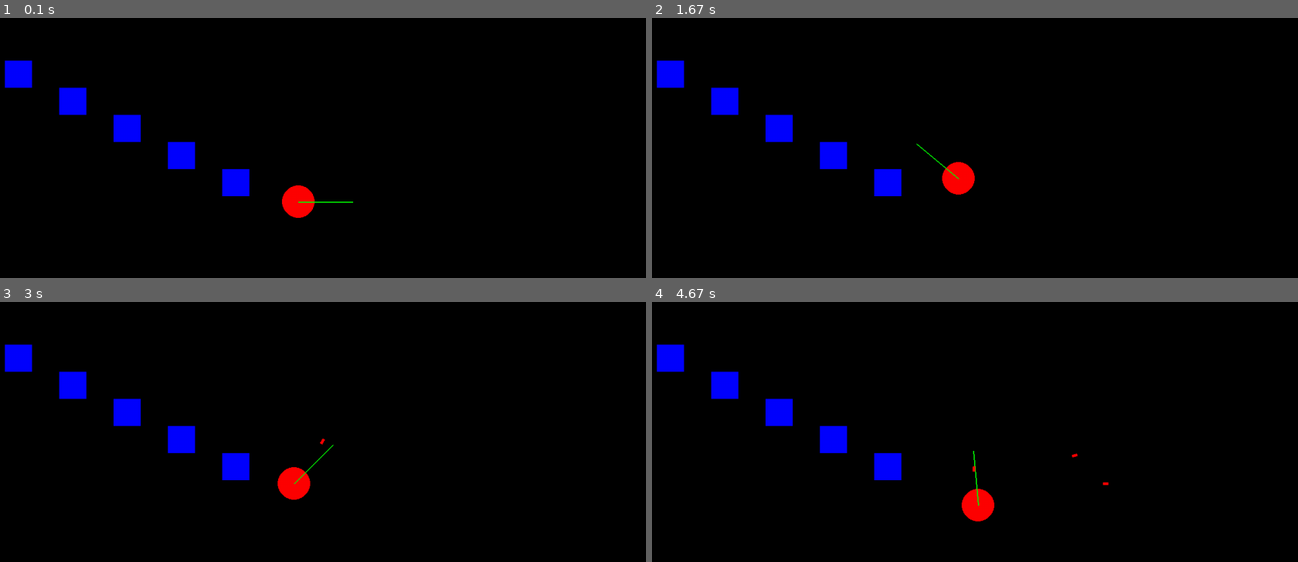
Above: before the commit, frames 1-4 (two rows, left to right).
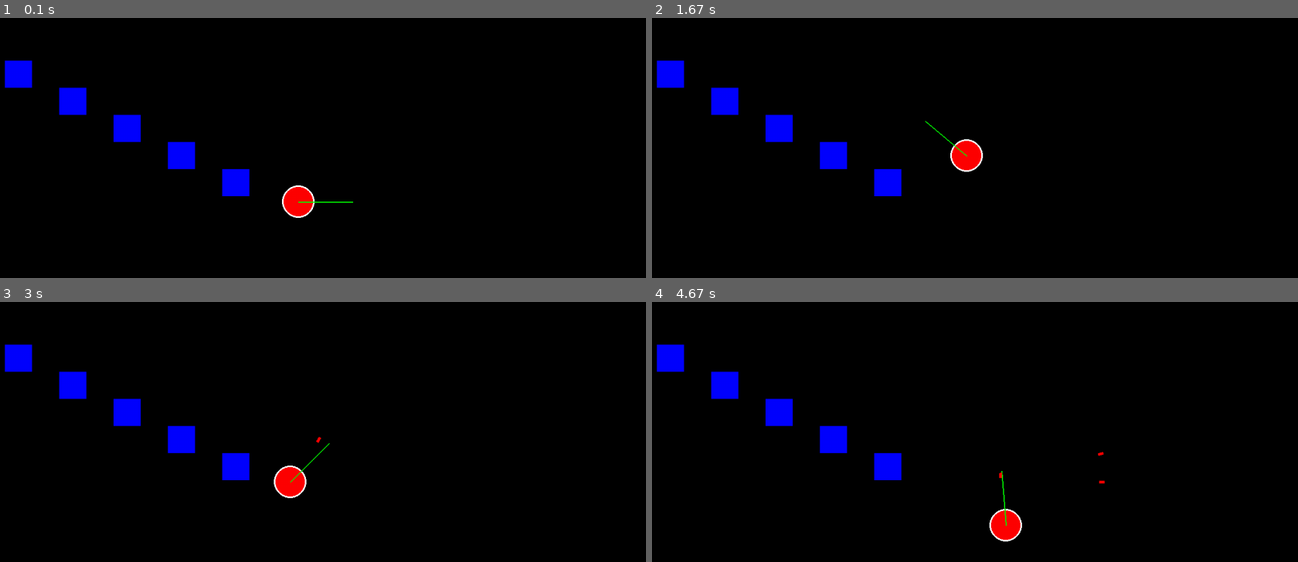
Above: after the commit, the same moments.

Repository: sprout88/pygame_shooting
Game: pygame game, started from main.py
Same seed, same stepped clock (60 frames per second), same inputs: the game is played once before the commit and once after it.
Inputs:
- Up to frame 1 (0.1 s): no input
- Up to frame 2 (1.67 s): hold Right 0.33-0.8 s; hold Up 0.83-1.13 s; hold Right 1.17-1.63 s
- Up to frame 3 (3 s): hold Left 1.67-2.2 s; hold Down 2.23-2.53 s; tap Space at 2.57, 2.97 s; hold Left from 2.9 s (still down)
- Up to frame 4 (4.67 s): tap Space at 3.27, 3.4, 3.8, 4.1, 4.47 s; release Left at 3.3 s; hold Up 3.33-3.7 s; hold Right 3.73-4.37 s; hold Down from 4.4 s (still down)

The runs differ from the first frame. In frame 1, 0.1% of the frame differs, in the area x 43-49%, y 64-77%; in frame 2, 1.0%; in frame 3, 0.3%; in frame 4, 1.2%, in the area x 47-71%, y 57-93%.

Commit message:
refctr: seperate codes

Diff:
--- a/keyboard_controlled_instance.py
+++ b/main.py
@@ -1,4 +1,6 @@
+# main.py
 import pygame
+from player import Player, FastPlayer, HeavyPlayer, Bullet
 import math
 
 # 초기화
@@ -14,71 +16,9 @@
 # 색상 정의
 WHITE = (255, 255, 255)
 BLACK = (0, 0, 0)
-RED = (255, 0, 0)  # 플레이어 색상
-GREEN = (0, 255, 0)  # 직선 색상
-BLUE = (0, 0, 255)  # 벽 색상
-
-# 플레이어 클래스
-class Player:
-    def __init__(self, x, y, radius, speed, collision_manager):
-        self.x = x
-        self.y = y
-        self.radius = radius
-        self.speed = speed
-        self.angle = 0
-        self.collision_manager = collision_manager  # 충돌 관리 객체
-
-    def draw(self, surface):
-        pygame.draw.circle(surface, RED, (int(self.x), int(self.y)), self.radius)
-        # 플레이어 방향에 직선 그리기
-        line_length = 100
-        line_end_x = self.x + line_length * math.cos(math.radians(-self.angle))
-        line_end_y = self.y - line_length * math.sin(math.radians(-self.angle))
-        pygame.draw.line(surface, GREEN, (int(self.x), int(self.y)), (int(line_end_x), int(line_end_y)), 2)
-
-    def move(self, keys):
-        dx = dy = 0
-        if keys[pygame.K_UP]:
-            dx = self.speed * math.cos(math.radians(-self.angle))
-            dy = self.speed * math.sin(math.radians(-self.angle))
-        if keys[pygame.K_DOWN]:
-            dx = -self.speed * math.cos(math.radians(-self.angle))
-            dy = -self.speed * math.sin(math.radians(-self.angle))
-
-        # 이동 후의 잠재적인 새 위치
-        new_x = self.x + dx
-        new_y = self.y - dy  # Y축 반전
-        new_rect = pygame.Rect(new_x - self.radius, new_y - self.radius, 2 * self.radius, 2 * self.radius)
-
-        # 새로운 위치가 벽과 충돌하지 않는 경우에만 위치 업데이트
-        if not self.collision_manager.check_collision(new_rect):
-            self.x, self.y = new_x, new_y
-
-    def rotate(self, direction):
-        self.angle += direction
-
-    def shoot(self):
-        return Bullet(self.x, self.y, self.angle)
-
-# 총알 클래스
-class Bullet:
-    def __init__(self, x, y, angle):
-        self.x = x
-        self.y = y
-        self.width = 10
-        self.height = 5
-        self.speed = 7
-        self.angle = angle
-        self.rect = pygame.Rect(x - self.width // 2, y - self.height // 2, self.width, self.height)
-        self.dx = self.speed * math.cos(math.radians(-self.angle))
-        self.dy = self.speed * math.sin(math.radians(-self.angle))
-
-    def update(self):
-        self.rect.x += self.dx
-        self.rect.y -= self.dy  # Y축 반전
-
-    def draw(self, surface):
-        draw_rotated_bullet(surface, RED, self.rect.center, self.width, self.height, self.angle)
+RED = (255, 0, 0)
+GREEN = (0, 255, 0)
+BLUE = (0, 0, 255)
 
 # 벽을 관리하는 Map 클래스
 class Map:
@@ -107,15 +47,6 @@
     def check_bullet_collision(self, bullet):
         return self.check_collision(bullet.rect)
 
-# 총알 그래픽 설정
-def draw_rotated_bullet(surface, color, center, width, height, angle):
-    """회전된 총알을 그립니다."""
-    bullet_surface = pygame.Surface((width, height), pygame.SRCALPHA)
-    pygame.draw.rect(bullet_surface, color, (0, 0, width, height))
-    rotated_bullet = pygame.transform.rotate(bullet_surface, -angle)
-    rotated_rect = rotated_bullet.get_rect(center=center)
-    surface.blit(rotated_bullet, rotated_rect.topleft)
-
 # 게임 루프 변수
 running = True
 clock = pygame.time.Clock()
@@ -133,7 +64,9 @@
 collision_manager = CollisionManager(game_map)
 
 # 플레이어와 맵 초기화
-player = Player(SCREEN_WIDTH // 2, SCREEN_HEIGHT // 2, 30, 5, collision_manager)
+# 아래에서 다른 플레이어 유형을 선택하여 테스트할 수 있습니다
+player = FastPlayer(SCREEN_WIDTH // 2, SCREEN_HEIGHT // 2, 30, collision_manager)
+# player = HeavyPlayer(SCREEN_WIDTH // 2, SCREEN_HEIGHT // 2, 30, collision_manager)
 
 # 총알 리스트와 쿨다운 설정
 bullets = []
--- /dev/null
+++ b/player.py
@@ -0,0 +1,96 @@
+# player.py
+import pygame
+import math
+
+# 기본 플레이어 클래스
+class Player:
+    def __init__(self, x, y, radius, speed, collision_manager):
+        self.x = x
+        self.y = y
+        self.radius = radius
+        self.speed = speed
+        self.angle = 0
+        self.collision_manager = collision_manager
+
+    def draw(self, surface):
+        # 플레이어 원 그리기
+        pygame.draw.circle(surface, pygame.Color('red'), (int(self.x), int(self.y)), self.radius)
+
+        # 플레이어 앞에 직선 그리기
+        line_length = 100  # 직선의 길이
+        line_end_x = self.x + line_length * math.cos(math.radians(-self.angle))
+        line_end_y = self.y - line_length * math.sin(math.radians(-self.angle))
+        pygame.draw.line(surface, pygame.Color('green'), (int(self.x), int(self.y)), (int(line_end_x), int(line_end_y)), 2)
+
+    def move(self, keys):
+        dx = dy = 0
+        if keys[pygame.K_UP]:
+            dx = self.speed * math.cos(math.radians(-self.angle))
+            dy = self.speed * math.sin(math.radians(-self.angle))
+        if keys[pygame.K_DOWN]:
+            dx = -self.speed * math.cos(math.radians(-self.angle))
+            dy = -self.speed * math.sin(math.radians(-self.angle))
+
+        new_x = self.x + dx
+        new_y = self.y - dy  # Y축 반전
+        new_rect = pygame.Rect(new_x - self.radius, new_y - self.radius, 2 * self.radius, 2 * self.radius)
+
+        if not self.collision_manager.check_collision(new_rect):
+            self.x, self.y = new_x, new_y
+
+    def rotate(self, direction):
+        self.angle += direction
+
+    def shoot(self):
+        return Bullet(self.x, self.y, self.angle)
+
+# 빠른 플레이어 클래스
+class FastPlayer(Player):
+    def __init__(self, x, y, radius, collision_manager):
+        super().__init__(x, y, radius, speed=10, collision_manager=collision_manager)
+
+    def draw(self, surface):
+        pygame.draw.circle(surface, pygame.Color('red'), (int(self.x), int(self.y)), self.radius)
+        pygame.draw.circle(surface, pygame.Color('white'), (int(self.x), int(self.y)), self.radius, 3)
+        # 플레이어 앞에 직선 그리기
+        line_length = 100  # 직선의 길이
+        line_end_x = self.x + line_length * math.cos(math.radians(-self.angle))
+        line_end_y = self.y - line_length * math.sin(math.radians(-self.angle))
+        pygame.draw.line(surface, pygame.Color('green'), (int(self.x), int(self.y)), (int(line_end_x), int(line_end_y)), 2)
+
+# 무거운 플레이어 클래스
+class HeavyPlayer(Player):
+    def __init__(self, x, y, radius, collision_manager):
+        super().__init__(x, y, radius, speed=3, collision_manager=collision_manager)
+
+    def draw(self, surface):
+        pygame.draw.circle(surface, pygame.Color('red'), (int(self.x), int(self.y)), self.radius)
+        pygame.draw.circle(surface, pygame.Color('blue'), (int(self.x), int(self.y)), self.radius, 3)
+
+# 총알 클래스
+class Bullet:
+    def __init__(self, x, y, angle):
+        self.x = x
+        self.y = y
+        self.width = 10
+        self.height = 5
+        self.speed = 7
+        self.angle = angle
+        self.rect = pygame.Rect(x - self.width // 2, y - self.height // 2, self.width, self.height)
+        self.dx = self.speed * math.cos(math.radians(-self.angle))
+        self.dy = self.speed * math.sin(math.radians(-self.angle))
+
+    def update(self):
+        self.rect.x += self.dx
+        self.rect.y -= self.dy
+
+    def draw(self, surface):
+        draw_rotated_bullet(surface, pygame.Color('red'), self.rect.center, self.width, self.height, self.angle)
+
+# 총알 그래픽 설정
+def draw_rotated_bullet(surface, color, center, width, height, angle):
+    bullet_surface = pygame.Surface((width, height), pygame.SRCALPHA)
+    pygame.draw.rect(bullet_surface, color, (0, 0, width, height))
+    rotated_bullet = pygame.transform.rotate(bullet_surface, -angle)
+    rotated_rect = rotated_bullet.get_rect(center=center)
+    surface.blit(rotated_bullet, rotated_rect.topleft)
